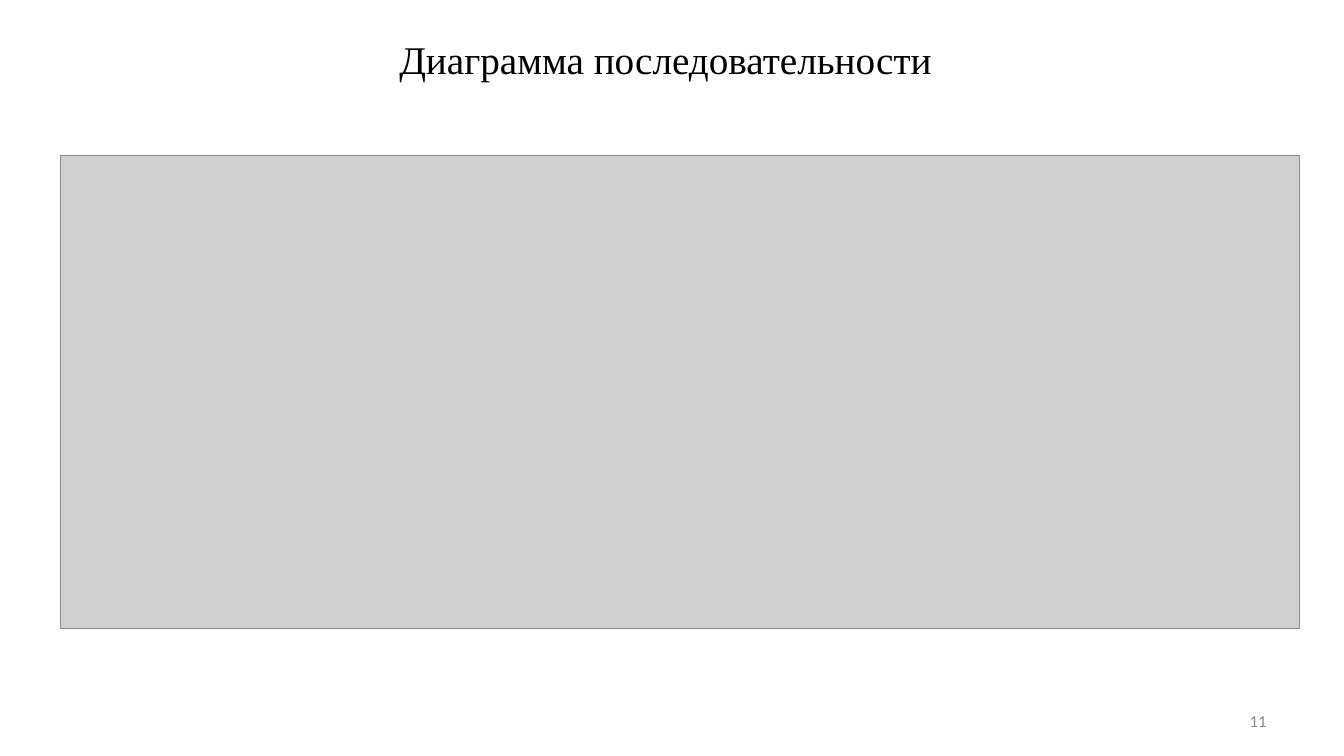
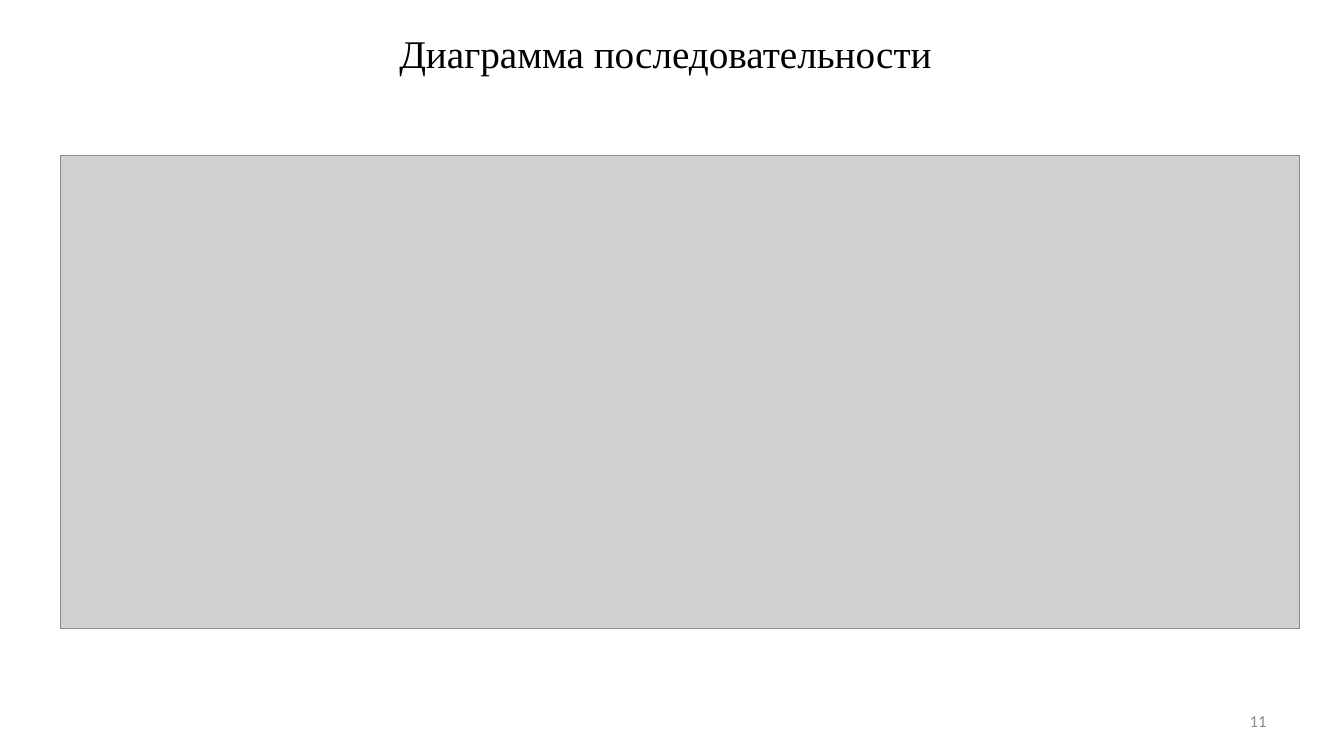
Before and after one commit to ArtemVolkov2103/1-Diplom, a slide deck: slide 11 of Дипломная Волков.pptx. Drawn at 1344x756 pixels with LibreOffice and Linux fonts; fonts in the diff are those of the drawing; grey boxes stand for pictures. Boxes give left, top, right and bottom in pixels: in the first picture for what was removed or moved away, otherwise in the second. Text is boxed around its words. In the diff, an @@ line names an element or a change of style, - is before the commit and + after.

```diff
--- a/Дипломная Волков.pptx
+++ b/Дипломная Волков.pptx
@@ title "Диаграмма последовательности": place and size @@
-title "Диаграмма последовательности" at [399,48,932,82]
+title "Диаграмма последовательности" at [399,42,932,75]
```
Also in this commit, not shown: 4 other slides changed, 1 other file.
